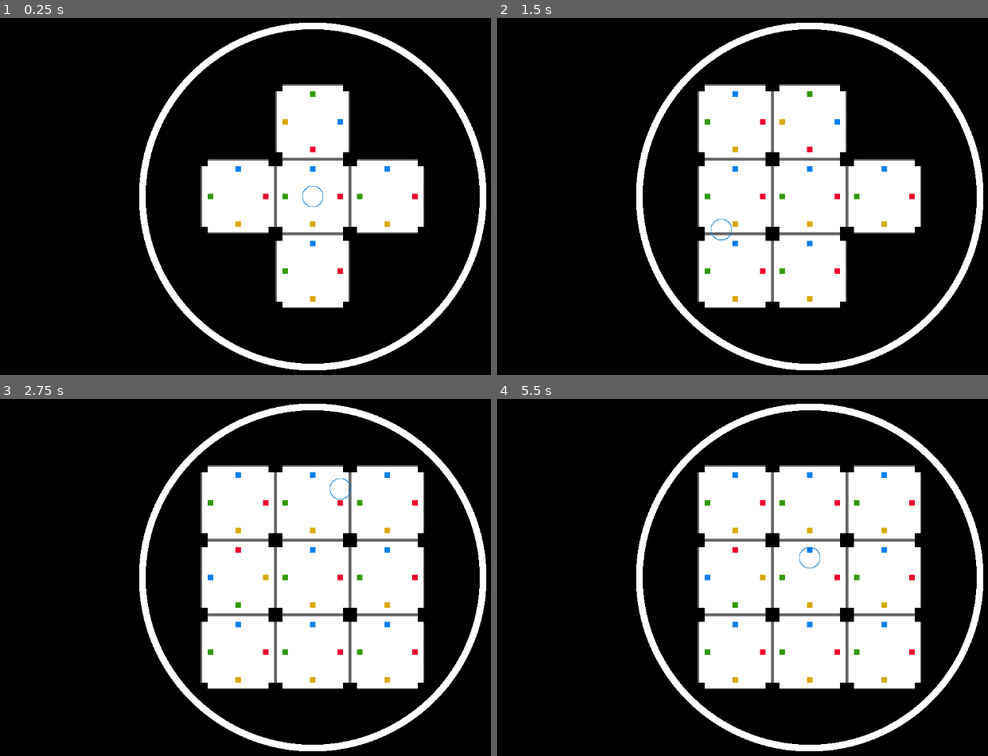
Above: before the commit, frames 1-4 (two rows, left to right).
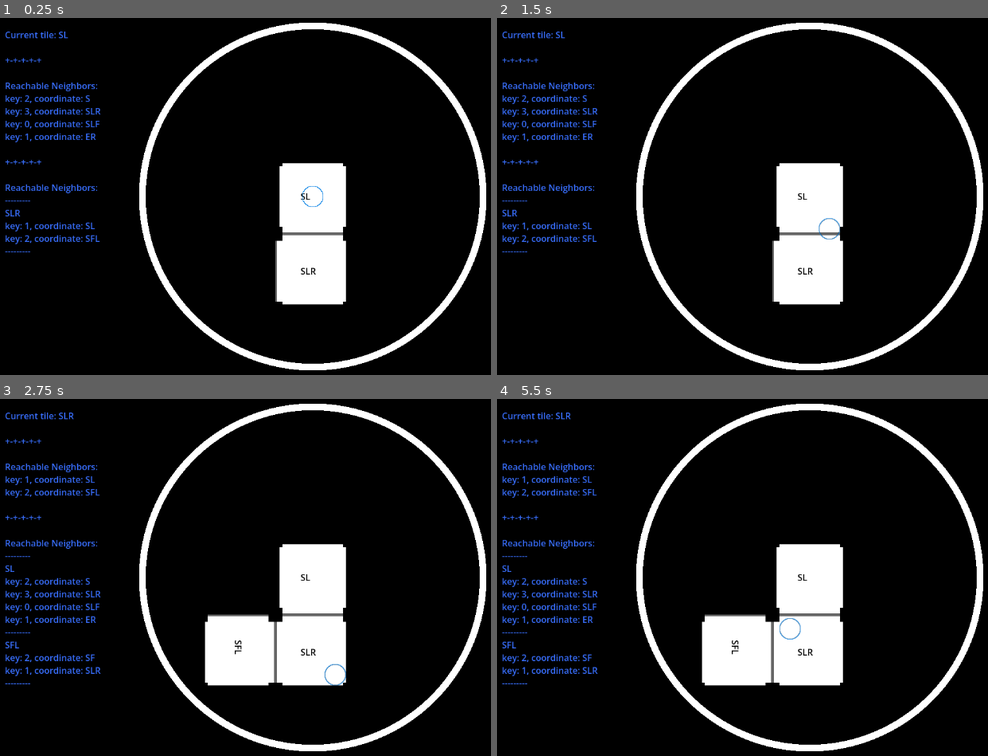
Above: after the commit, the same moments.

Repository: entityJY/hyperedi
Game: Godot game, scene res://hyperplane_dungeon/dungeon.tscn
Two runs of this game, one before a commit and one after it. Both use one fixed random seed, a clock stepped at 60 frames per second and the inputs below. The project has no main scene, so this scene is started directly.
Inputs:
- Up to frame 1 (0.25 s): no input
- Up to frame 2 (1.5 s): tap Enter at 0.5 s; hold D (right) 0.53-1.28 s; hold S (down) from 1.28 s (still down)
- Up to frame 3 (2.75 s): release S (down) at 2.03 s; hold D (right) from 2.03 s (still down)
- Up to frame 4 (5.5 s): release D (right) at 2.78 s; hold W (up) 2.78-3.53 s; hold A (left) 3.53-5.03 s; tap Space at 4.25 s; tap Enter at 5 s; hold S (down) from 5.03 s (still down)

The runs differ from the first frame. In frame 1, 12% of the frame differs, in the area x 0-87%, y 3-82%; in frame 2, 18%; in frame 3, 22%; in frame 4, 22%.

Commit message:
feat: Fix neighbor spawning

Diff:
--- a/hyperplane_data_structs/hyperplane_node.gd
+++ b/hyperplane_data_structs/hyperplane_node.gd
@@ -4,6 +4,11 @@
 var tile: Tile
 var neighbors: Dictionary[int, HyperPlaneNode]
 var coordinates: Array[HyperPlane.Steps]
+
+## for use with maze generation
+var explored = false
+## for use with maze generation
+var reachable_neighbors: Dictionary[int, HyperPlaneNode]
 
 func _init(p_coordinates: Array[HyperPlane.Steps]) -> void:
 	coordinates = p_coordinates
@@ -16,6 +21,14 @@
 		return "Contains no neighbors"
 	return final_str
 
+func get_reachable_neighbors_nice() -> String:
+	var final_str: String = ""
+	for key in reachable_neighbors.keys():
+		final_str += "key: " + str(key) + ", coordinate: " + reachable_neighbors[key].get_coordinates_nice() + "\n"
+	if final_str.is_empty():
+		return "Contains no reachable neighbors"
+	return final_str
+
 func get_coordinates_nice() -> String:
 	var final_str: String = ""
 	for dir in coordinates:
--- a/hyperplane_dungeon/dungeon.gd
+++ b/hyperplane_dungeon/dungeon.gd
@@ -3,6 +3,7 @@
 
 @export var tile_resource: PackedScene
 @export var player: Player
+@export var debug_label: RichTextLabel
 
 var loaded_tiles: Array[Array] = [
 	[null, null, null],
@@ -28,23 +29,54 @@
 
 func enable_tile(tile: Tile, tile_position: Vector2i) -> void:
 	disable_tile(loaded_tiles[tile_position.x][tile_position.y])
+	loaded_tiles[tile_position.x][tile_position.y] = tile
+
 	tile.grid_position = tile_position
 	tile.visible = true
 	tile.process_mode = Node.PROCESS_MODE_INHERIT
 	tile.position = (tile_position - Vector2i(1, 1)) * 135
 
+	for key in tile.hyperplane_node.reachable_neighbors.keys():
+		var wall = tile.walls[key]
+		wall.visible = false
+		wall.process_mode = Node.PROCESS_MODE_DISABLED
+
 func enable_neighbor_tiles(tile: Tile):
+
+	debug_label.text = "Current tile: " + tile.hyperplane_node.get_coordinates_nice() + "\n\n+-+-+-+-+\n\n"
+	debug_label.text += "Reachable Neighbors:\n" + tile.hyperplane_node.get_neighbors_nice() + "\n+-+-+-+-+\n\nReachable Neighbors:\n---------\n"
+
 	var tile_rotation = tile.rotation
-	for index in tile.hyperplane_node.neighbors.keys():
-		var node = tile.hyperplane_node.neighbors[index]
+	for index in tile.hyperplane_node.reachable_neighbors.keys():
+		var node = tile.hyperplane_node.reachable_neighbors[index]
 
-		var from_index = node.neighbors.find_key(tile.hyperplane_node)
+		debug_label.text += node.get_coordinates_nice() + "\n"
+		debug_label.text += node.get_neighbors_nice() + "---------\n"
+
+		var from_index = node.reachable_neighbors.find_key(tile.hyperplane_node)
 		var neighbor_tile = node.tile
 
-		var final_rotation = wrapf(wrapf(2 + index - from_index, 0, 4) * PI / 2 + tile_rotation, 0, 2*PI)
+		print("index debug")
+		print(index)
+		print(from_index)
+		print("\n")
+
+		var final_rotation_int: int
+		match index - from_index:
+			-2: final_rotation_int = 0
+			-1: final_rotation_int = 3
+			0: final_rotation_int = 2
+			1: final_rotation_int = 1
+			2: final_rotation_int = 0
+
+		var final_rotation = wrapf(final_rotation_int * PI / 2 + tile_rotation, 0, 2*PI)
 		neighbor_tile.rotation = final_rotation
 
 		var neighbor_tile_position: Vector2i
+
+		index = wrapi(index - int(tile.rotation * 2 / PI), 0, 4)
+		print("new index: ", index)
+
 		match index:
 			0: neighbor_tile_position = Vector2i(wrapi(tile.grid_position.x + 1, 0, 3), tile.grid_position.y)
 			1: neighbor_tile_position = Vector2i(tile.grid_position.x, wrapi(tile.grid_position.y - 1, 0, 3))
@@ -52,6 +84,38 @@
 			3: neighbor_tile_position = Vector2i(tile.grid_position.x, wrapi(tile.grid_position.y + 1, 0, 3))
 
 		enable_tile(neighbor_tile, neighbor_tile_position)
+
+func generate_maze(node: HyperPlaneNode) -> void:
+
+	var explore_stack: Array[HyperPlaneNode] = []
+	explore_stack.push_back(node)
+	node.explored = true
+
+	var rng = RandomNumberGenerator.new()
+
+	while true:
+		var filtered_nodes = node.neighbors.values().filter(
+			func(neighbor): return neighbor != explore_stack[-1] and neighbor.explored == false
+		)
+
+		if rng.randf() > .8:
+			var neighbor_node = node.neighbors.values().pick_random()
+			node.reachable_neighbors[node.neighbors.find_key(neighbor_node)] = neighbor_node
+			neighbor_node.reachable_neighbors[neighbor_node.neighbors.find_key(node)] = node
+
+		if !filtered_nodes.is_empty():
+			var neighbor_node = filtered_nodes.pick_random()
+			node.reachable_neighbors[node.neighbors.find_key(neighbor_node)] = neighbor_node
+			neighbor_node.reachable_neighbors[neighbor_node.neighbors.find_key(node)] = node
+
+			node = neighbor_node
+			explore_stack.push_back(node)
+			node.explored = true
+		else:
+			explore_stack.pop_back()
+
+		if explore_stack.is_empty():
+			break
 
 func initialize_level() -> void:
 	var hyperplane = HyperPlane.new(2)
@@ -62,9 +126,13 @@
 		tile.process_mode = Node.PROCESS_MODE_DISABLED
 		tile.hyperplane_node = node
 		node.tile = tile
+
+		tile.label.text = tile.hyperplane_node.get_coordinates_nice()
+
 		tile.body_entered.connect(enable_neighbor_tiles)
 
 	var starting_tile: Tile = hyperplane.cell_hashmap.values().pick_random().tile
+	generate_maze(starting_tile.hyperplane_node)
 	enable_tile(starting_tile, Vector2i(1, 1))
 
 
--- a/hyperplane_dungeon/dungeon.tscn
+++ b/hyperplane_dungeon/dungeon.tscn
@@ -29,10 +29,11 @@
 [sub_resource type="RectangleShape2D" id="RectangleShape2D_3j2vp"]
 size = Vector2(4, 405)
 
-[node name="Dungeon" type="Node2D" unique_id=2012150868 node_paths=PackedStringArray("player")]
+[node name="Dungeon" type="Node2D" unique_id=2012150868 node_paths=PackedStringArray("player", "debug_label")]
 script = ExtResource("1_2aay1")
 tile_resource = ExtResource("2_wr07t")
 player = NodePath("Player")
+debug_label = NodePath("Label")
 
 [node name="Camera2D" type="Camera2D" parent="." unique_id=1442836835]
 
@@ -66,5 +67,14 @@
 position = Vector2(210, 0)
 shape = SubResource("RectangleShape2D_3j2vp")
 
+[node name="Label" type="RichTextLabel" parent="." unique_id=2061166878]
+modulate = Color(0.2251136, 0.43772528, 1, 1)
+z_index = 1
+custom_maximum_size = Vector2(300, 900)
+offset_left = -557.0
+offset_top = -304.0
+offset_right = -330.0
+offset_bottom = 296.0
+
 [connection signal="body_entered" from="TopDownWalls" to="." method="_on_top_down_walls_body_entered"]
 [connection signal="body_entered" from="LeftRightWalls" to="." method="_on_left_right_walls_body_entered"]
--- a/hyperplane_dungeon/tile.gd
+++ b/hyperplane_dungeon/tile.gd
@@ -2,10 +2,14 @@
 class_name Tile
 
 
-signal body_entered(tile: Tile)
+## array of disable able walls in order of E, N, W, S
+@export var walls: Array[StaticBody2D]
+@export var label: Label
 
 var grid_position: Vector2i
 var hyperplane_node: HyperPlaneNode
 
+signal body_entered(tile: Tile)
+
 func _on_area_2d_body_entered(_body: Node2D) -> void:
 	body_entered.emit(self)
--- a/hyperplane_dungeon/tile.tscn
+++ b/hyperplane_dungeon/tile.tscn
@@ -6,8 +6,6 @@
 
 [sub_resource type="CanvasTexture" id="CanvasTexture_pr5yw"]
 
-[sub_resource type="CanvasTexture" id="CanvasTexture_u5x38"]
-
 [sub_resource type="RectangleShape2D" id="RectangleShape2D_pr5yw"]
 size = Vector2(100, 100)
 
@@ -15,8 +13,18 @@
 
 [sub_resource type="CanvasTexture" id="CanvasTexture_ncmvh"]
 
-[node name="Tile" type="Node2D" unique_id=1757197444]
+[sub_resource type="RectangleShape2D" id="RectangleShape2D_8jusb"]
+size = Vector2(10, 130)
+
+[sub_resource type="CanvasTexture" id="CanvasTexture_kwjmu"]
+
+[sub_resource type="RectangleShape2D" id="RectangleShape2D_kwjmu"]
+size = Vector2(130, 10)
+
+[node name="Tile" type="Node2D" unique_id=1757197444 node_paths=PackedStringArray("walls", "label")]
 script = ExtResource("1_8jusb")
+walls = [NodePath("0"), NodePath("1"), NodePath("2"), NodePath("3")]
+label = NodePath("Label")
 
 [node name="Border" type="Sprite2D" parent="." unique_id=1258669480]
 modulate = Color(0.40069774, 0.40069774, 0.40069768, 1)
@@ -26,30 +34,6 @@
 [node name="Background" type="Sprite2D" parent="." unique_id=981243889]
 scale = Vector2(130, 130)
 texture = SubResource("CanvasTexture_pr5yw")
-
-[node name="Red" type="Sprite2D" parent="." unique_id=789123931]
-modulate = Color(0.93605393, 0, 0.16630316, 1)
-position = Vector2(50, 0)
-scale = Vector2(10, 10)
-texture = SubResource("CanvasTexture_u5x38")
-
-[node name="Green" type="Sprite2D" parent="." unique_id=586725754]
-modulate = Color(0.1862674, 0.6016274, 0, 1)
-position = Vector2(-50, 0)
-scale = Vector2(10, 10)
-texture = SubResource("CanvasTexture_u5x38")
-
-[node name="Blue" type="Sprite2D" parent="." unique_id=468001264]
-modulate = Color(0, 0.49495596, 0.9303912, 1)
-position = Vector2(0, -50)
-scale = Vector2(10, 10)
-texture = SubResource("CanvasTexture_u5x38")
-
-[node name="Yellow" type="Sprite2D" parent="." unique_id=893361359]
-modulate = Color(0.84558886, 0.65337914, 0, 1)
-position = Vector2(0, 50)
-scale = Vector2(10, 10)
-texture = SubResource("CanvasTexture_u5x38")
 
 [node name="Area2D" type="Area2D" parent="." unique_id=666074011]
 
@@ -98,4 +82,55 @@
 scale = Vector2(20, 20)
 texture = SubResource("CanvasTexture_ncmvh")
 
+[node name="0" type="StaticBody2D" parent="." unique_id=7154654]
+position = Vector2(65, 0)
+
+[node name="CollisionShape2D" type="CollisionShape2D" parent="0" unique_id=343322297]
+shape = SubResource("RectangleShape2D_8jusb")
+
+[node name="Sprite2D" type="Sprite2D" parent="0" unique_id=2046177747]
+modulate = Color(0, 0, 0, 1)
+scale = Vector2(10, 130)
+texture = SubResource("CanvasTexture_kwjmu")
+
+[node name="1" type="StaticBody2D" parent="." unique_id=1150352967]
+position = Vector2(0, -65)
+
+[node name="CollisionShape2D" type="CollisionShape2D" parent="1" unique_id=1273030925]
+shape = SubResource("RectangleShape2D_kwjmu")
+
+[node name="Sprite2D" type="Sprite2D" parent="1" unique_id=508938442]
+modulate = Color(0, 0, 0, 1)
+scale = Vector2(130, 10)
+texture = SubResource("CanvasTexture_kwjmu")
+
+[node name="2" type="StaticBody2D" parent="." unique_id=956310327]
+position = Vector2(-65, 0)
+
+[node name="CollisionShape2D" type="CollisionShape2D" parent="2" unique_id=1989241879]
+shape = SubResource("RectangleShape2D_8jusb")
+
+[node name="Sprite2D" type="Sprite2D" parent="2" unique_id=1227831460]
+modulate = Color(0, 0, 0, 1)
+scale = Vector2(10, 130)
+texture = SubResource("CanvasTexture_kwjmu")
+
+[node name="3" type="StaticBody2D" parent="." unique_id=1365656111]
+position = Vector2(0, 65)
+
+[node name="CollisionShape2D" type="CollisionShape2D" parent="3" unique_id=879951348]
+shape = SubResource("RectangleShape2D_kwjmu")
+
+[node name="Sprite2D" type="Sprite2D" parent="3" unique_id=1069959841]
+modulate = Color(0, 0, 0, 1)
+scale = Vector2(130, 10)
+texture = SubResource("CanvasTexture_kwjmu")
+
+[node name="Label" type="Label" parent="." unique_id=1210329761]
+modulate = Color(0, 0, 0, 1)
+offset_left = -22.0
+offset_top = -12.0
+offset_right = 18.0
+offset_bottom = 11.0
+
 [connection signal="body_entered" from="Area2D" to="." method="_on_area_2d_body_entered"]
